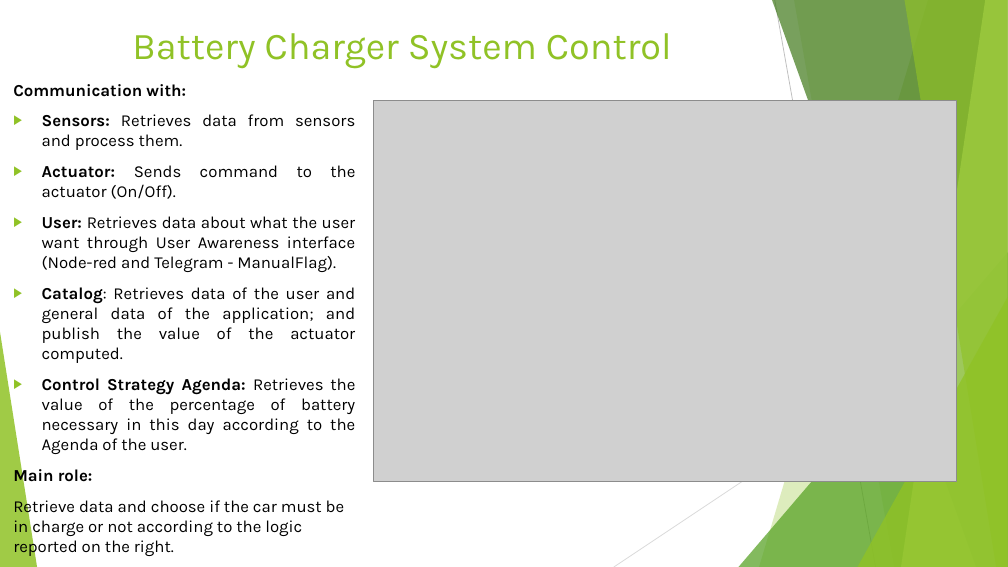
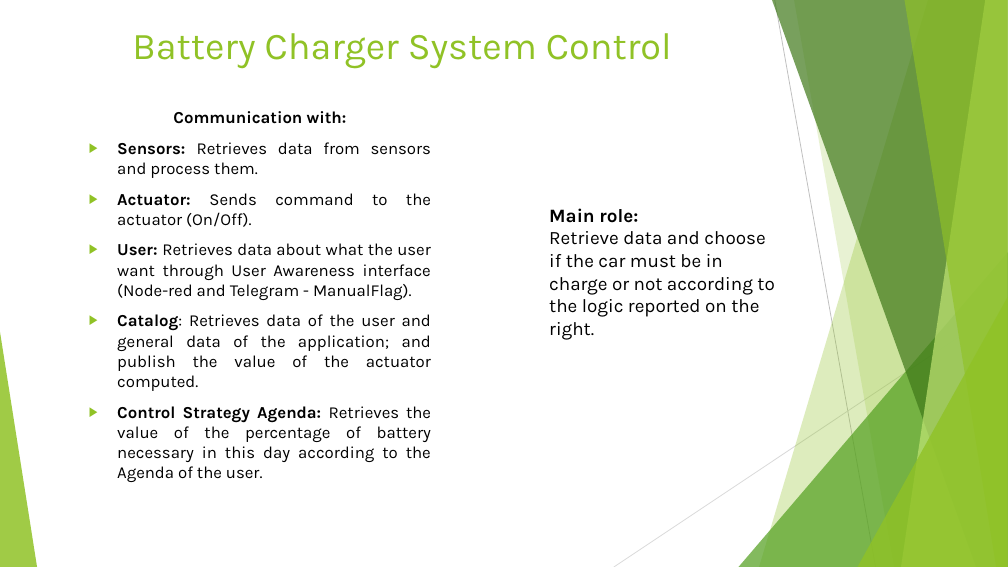
Before and after one commit to annageraci/Battery_Charger_Smart, a slide deck: slide 20 of Materiale Extra/Presentazione del progetto.pptx. Drawn at 1008x567 pixels with LibreOffice and Linux fonts; fonts in the diff are those of the drawing; grey boxes stand for pictures. Boxes give left, top, right and bottom in pixels: in the first picture for what was removed or moved away, otherwise in the second. Text is boxed around its words. In the diff, an @@ line names an element or a change of style, - is before the commit and + after.

```diff
--- a/Materiale Extra/Presentazione del progetto.pptx
+++ b/Materiale Extra/Presentazione del progetto.pptx
@@ text "Communication with:" moved from (x1=13, y1=84, x2=356, y2=557) to (x1=117, y1=111, x2=431, y2=482) @@
@@ text at (x1=173, y1=111, x2=347, y2=124): alignment left to centre @@
@@ picture removed at (x1=374, y1=101, x2=957, y2=482) @@
@@ text added at (x1=549, y1=208, x2=774, y2=340), 18 pt, text #000000 @@
+Main role:
+Retrieve data and choose if the car must be in charge or not according to the logic reported on the right.
@@ text at (x1=13, y1=466, x2=345, y2=557): paragraphs removed @@
-Main role:
-Retrieve data and choose if the car must be in charge or not according to the logic reported on the right.
```
Also in this commit, not shown: 1 slide added, 3 other files.
